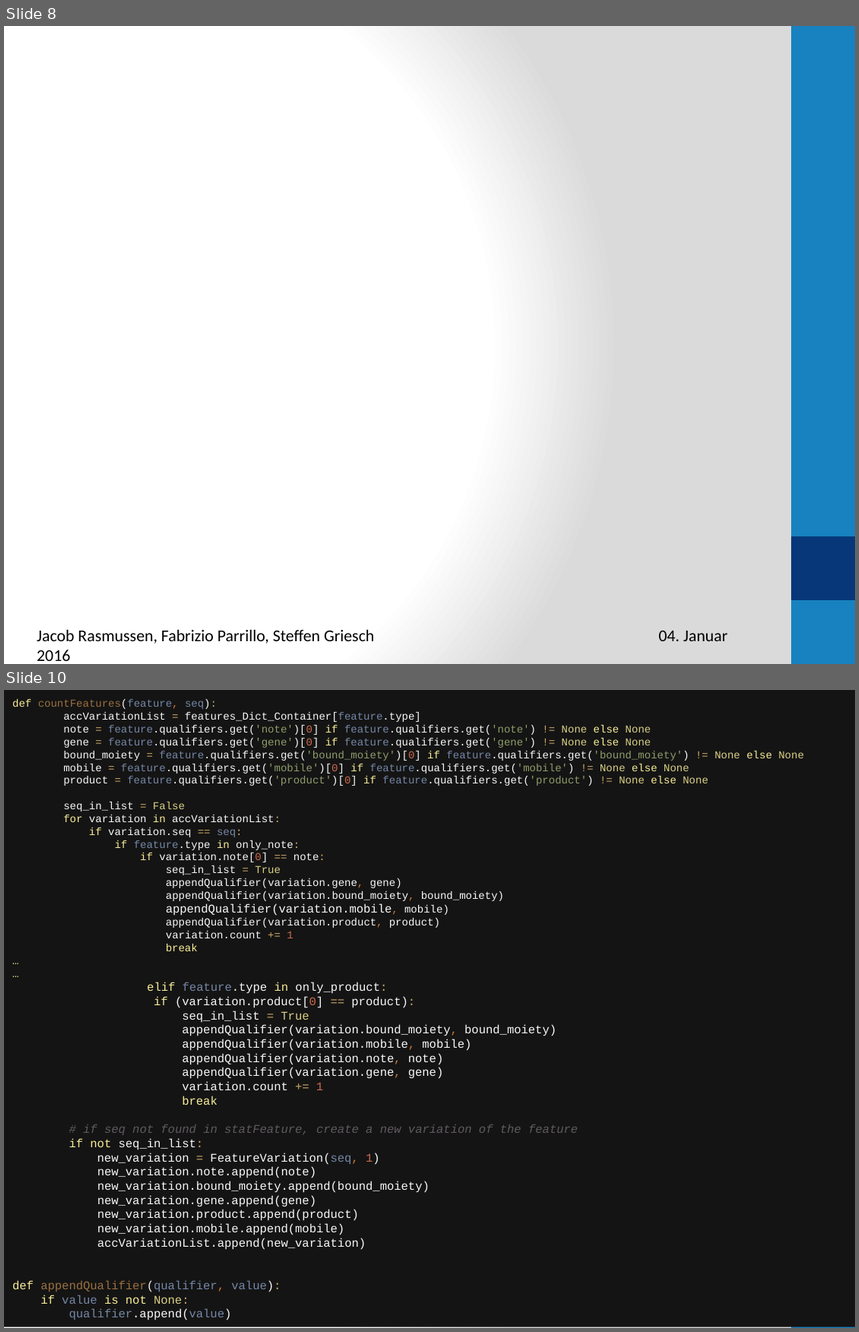
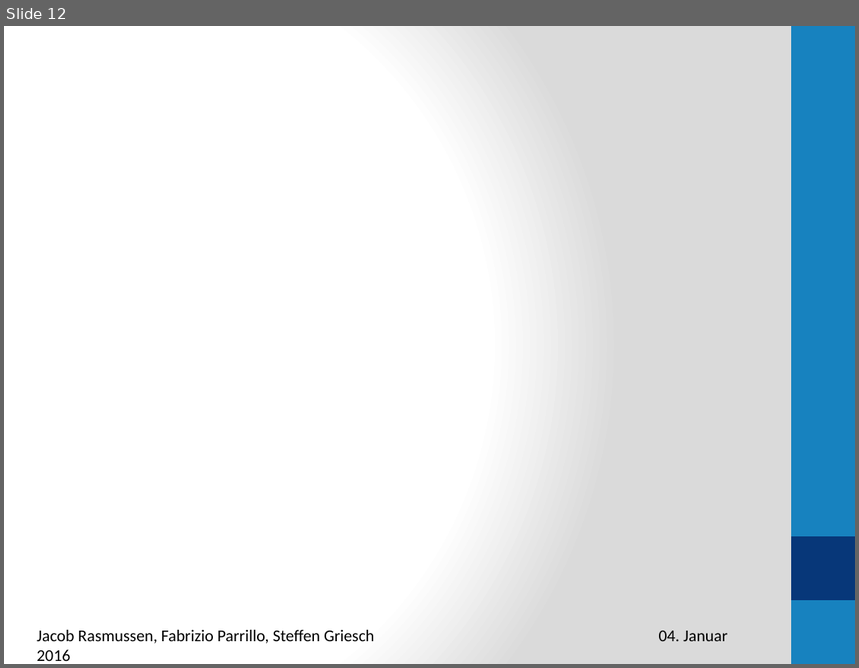
Before and after one commit to rasmussenj/PlasmidSequences, a slide deck: Präsentation1.pptx. Shown one above the other, each under a label of ours: slides 8 and 10 before the commit, slide 12 after it; the slides between them are not shown. The pictures are 859x1332 and 859x668 pixels, drawn with LibreOffice and Linux fonts; fonts in the diff are those of the drawing. Boxes give left, top, right and bottom in pixels: in the first picture for what was removed or moved away, otherwise in the second. Text is boxed around its words. In the diff, an @@ line names an element or a change of style, - is before the commit and + after.

```diff
--- a/Präsentation1.pptx
+++ b/Präsentation1.pptx
@@ slide 10 removed at (x1=4, y1=690, x2=855, y2=1328), background gradient #FFFFFF to #DADADA; not listed: 2 template elements that a slide beside it also shows @@
@@ rectangle removed at (x1=4, y1=690, x2=855, y2=1328) @@
-def countFeatures(feature, seq):
-accVariationList = features_Dict_Container[feature.type]
-note = feature.qualifiers.get('note')[0] if feature.qualifiers.get('note') != None else None
-gene = feature.qualifiers.get('gene')[0] if feature.qualifiers.get('gene') != None else None
-bound_moiety = feature.qualifiers.get('bound_moiety')[0] if feature.qualifiers.get('bound_moiety') != None else None
-mobile = feature.qualifiers.get('mobile')[0] if feature.qualifiers.get('mobile') != None else None
-product = feature.qualifiers.get('product')[0] if feature.qualifiers.get('product') != None else None
-seq_in_list = False
-for variation in accVariationList:
-if variation.seq == seq:
-if feature.type in only_note:
-if variation.note[0] == note:
-seq_in_list = True
-appendQualifier(variation.gene, gene)
-appendQualifier(variation.bound_moiety, bound_moiety)
-appendQualifier(variation.mobile, mobile)
-appendQualifier(variation.product, product)
-variation.count += 1
-break
-…
-…
-elif feature.type in only_product:
-if (variation.product[0] == product):
-seq_in_list = True
-appendQualifier(variation.bound_moiety, bound_moiety)
-appendQualifier(variation.mobile, mobile)
-appendQualifier(variation.note, note)
-appendQualifier(variation.gene, gene)
-variation.count += 1
-break
-# if seq not found in statFeature, create a new variation of the feature
-if not seq_in_list:
-new_variation = FeatureVariation(seq, 1)
-new_variation.note.append(note)
-new_variation.bound_moiety.append(bound_moiety)
-new_variation.gene.append(gene)
-new_variation.product.append(product)
-new_variation.mobile.append(mobile)
-accVariationList.append(new_variation)
-def appendQualifier(qualifier, value):
-if value is not None:
-qualifier.append(value)
@@ what was slide 8 is now slide 12 @@
```
Also in this commit, not shown: 4 slides changed, 4 slides added, 1 other slide removed.
